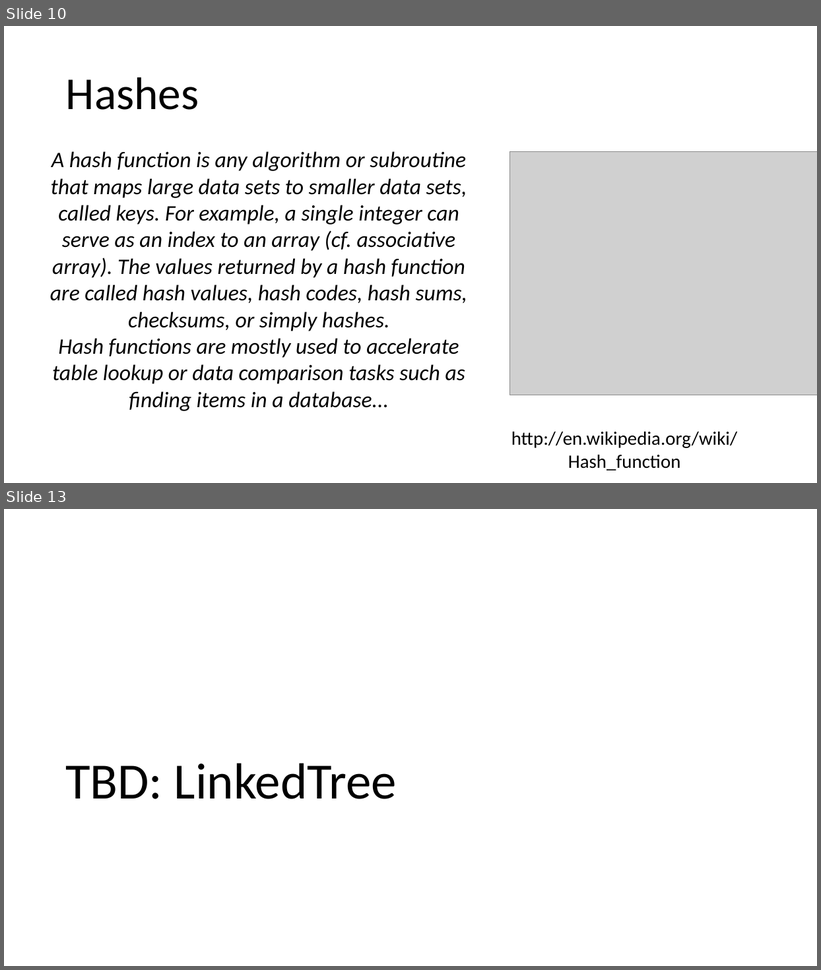
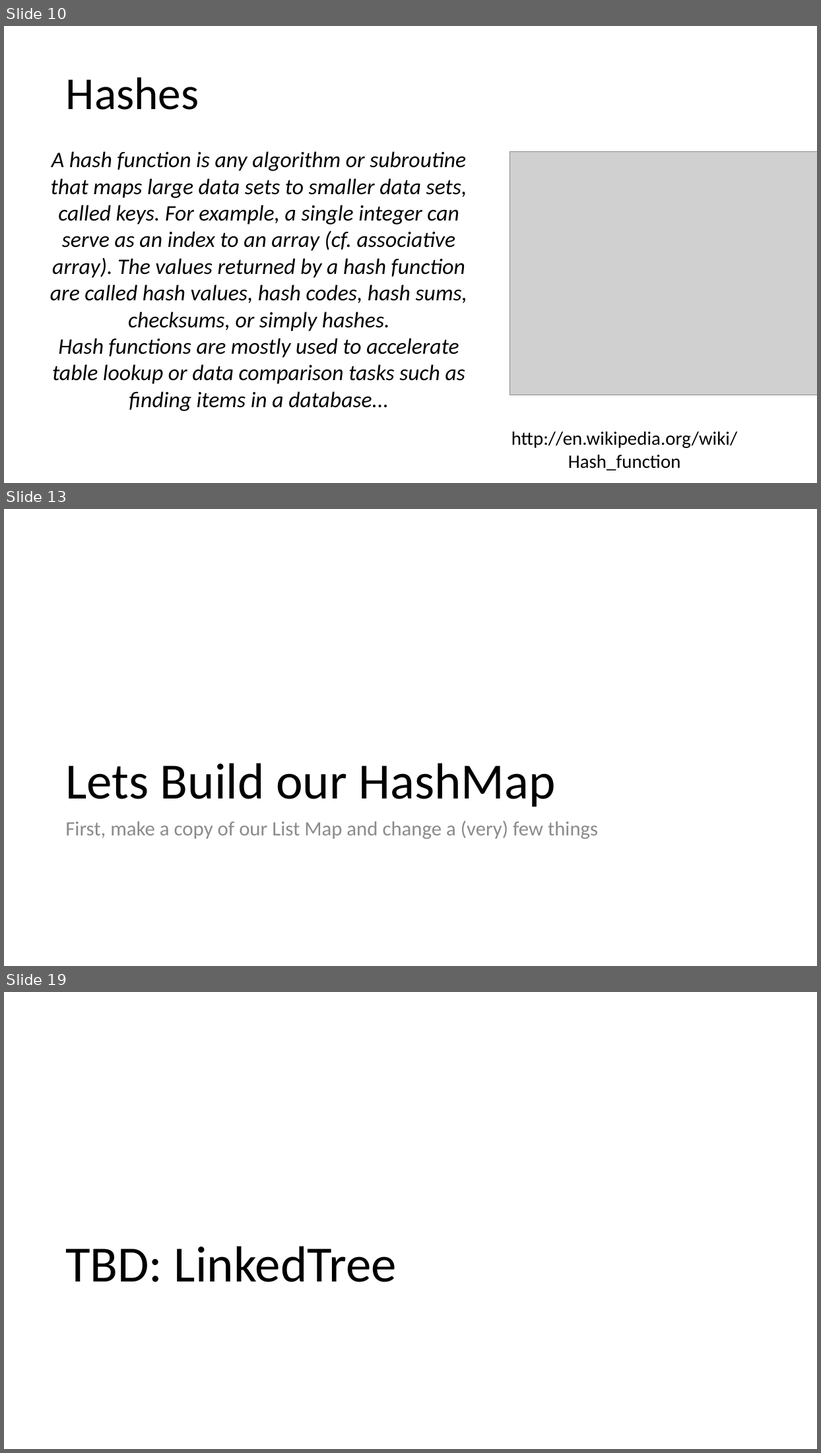
Before and after one commit to csev/cc4e, a slide deck: lectures/CC-05-Trees-Hash.pptx. Shown one above the other, each under a label of ours: slides 10 and 13 before the commit, slides 10, 13 and 19 after it; the slides between them are not shown. The pictures are 821x970 and 821x1453 pixels, drawn with LibreOffice and Linux fonts; fonts in the diff are those of the drawing; grey boxes stand for pictures. Boxes give left, top, right and bottom in pixels: in the first picture for what was removed or moved away, otherwise in the second. Text is boxed around its words. In the diff, an @@ line names an element or a change of style, - is before the commit and + after.

```diff
--- a/lectures/CC-05-Trees-Hash.pptx
+++ b/lectures/CC-05-Trees-Hash.pptx
@@ slide 13 added at [4,509,817,966], background #FFFFFF @@
@@ title added at [65,763,555,807], 60 pt, text #000000 @@
+Lets Build our HashMap
@@ text added at [65,821,598,839], 24 pt, text #8C8C8C @@
+First, make a copy of our List Map and change a (very) few things
@@ what was slide 13 is now slide 19 @@
```
Also in this commit, not shown: 2 slides changed, 5 other slides added.
